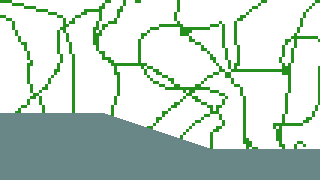
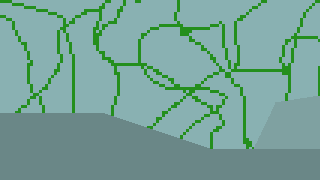
The second 320px x 180px image is a revision of the first. Changes to its layers:
painted on "Paint Layer 1" over [0, 64, 320, 149]
painted on "Paint Layer 2" over [0, 0, 320, 149]
